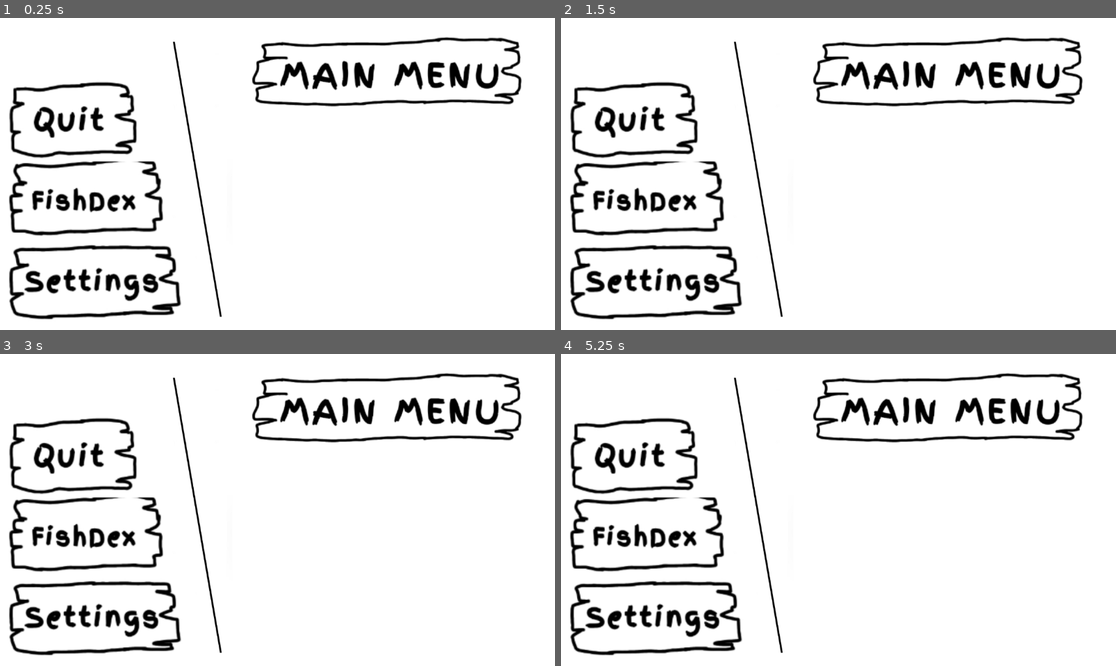
Above: before the commit, frames 1-4 (two rows, left to right).
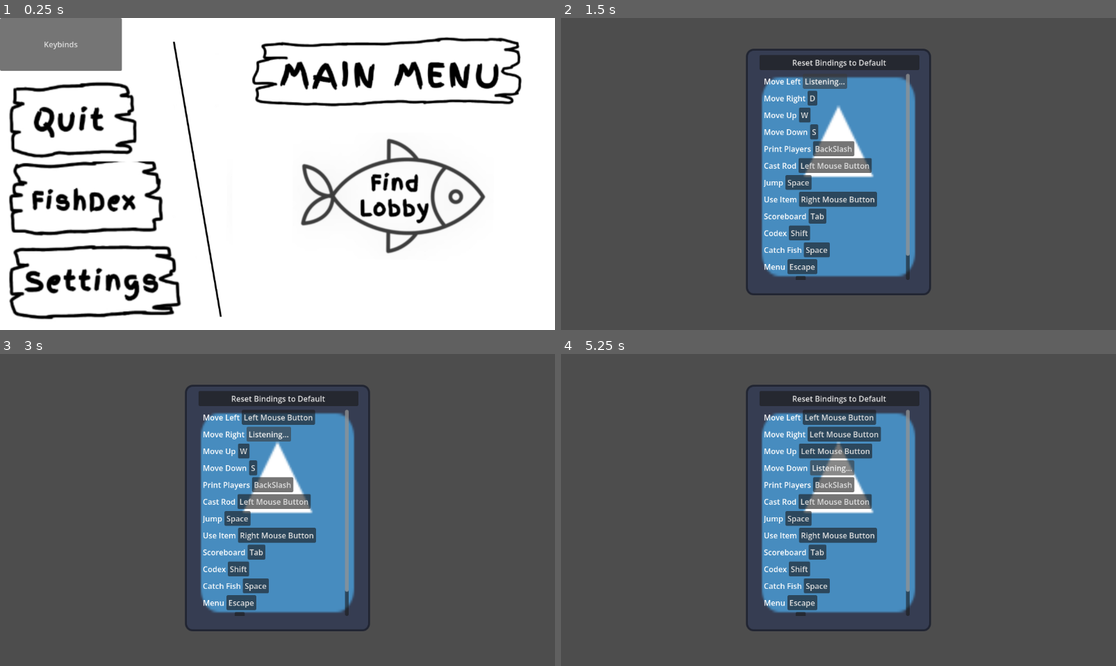
Above: after the commit, the same moments.

Repository: gmuGADIG/King-Fisher
Game: Godot game, scene res://ui/main_menu/main_menu.tscn
The game is run twice, just before and just after one commit, with the same random seed, the same clock (stepped at 60 frames per second) and the same inputs. The engine's default icon, where the game draws it, is replaced by a stand-in: a white triangle on a blue panel in a dark square.
Inputs (mouse positions are in pixels of both pictures, inside the frame that each line leads up to):
- Up to frame 1 (0.25 s): no input
- Up to frame 2 (1.5 s): click (622, 42) at 0.5 s, where only the run after the commit has a clickable "Keybinds"; click (805, 80) at 1.25 s, where only the run after the commit has a clickable "A"
- Up to frame 3 (3 s): click (266, 416) at 2 s, where only the run after the commit has a clickable "Listening..."; click (249, 435) at 2.75 s, where only the run after the commit has a clickable "D"
- Up to frame 4 (5.25 s): click (838, 416) at 3.5 s, where only the run after the commit has a clickable "Left Mouse Button"; click (805, 450) at 4.25 s, where only the run after the commit has a clickable "W"; click (816, 466) at 5 s, where only the run after the commit has a clickable "S"

The runs differ from the first frame. In frame 1, 6.5% of the frame differs, in the area x 0-88%, y 0-76%; in frame 2, 98%; in frame 3, 98%; in frame 4, 99%, in the area x 0-100%, y 0-100%.

Commit message:
Added temporary keybinds menu button (for build demo)

Diff:
--- a/ui/main_menu/main_menu.tscn
+++ b/ui/main_menu/main_menu.tscn
@@ -12,6 +12,15 @@
 [ext_resource type="Texture2D" uid="uid://dpm27hd64xm3y" path="res://temp/temp_art/main_menu_settings.png" id="9_s4pem"]
 
 [sub_resource type="CanvasTexture" id="CanvasTexture_6q35d"]
+
+[sub_resource type="GDScript" id="GDScript_4e78x"]
+script/source = "extends Button
+
+
+
+func _on_pressed() -> void:
+	get_tree().change_scene_to_file(\"res://ui/keybinds/keybind_menu.tscn\")
+"
 
 [node name="MainMenu" type="Control" unique_id=470134769]
 layout_mode = 3
@@ -107,13 +116,19 @@
 expand_mode = 5
 
 [node name="FindLobbyBtn" type="TextureButton" parent="MainMenuContainer/RightSide" unique_id=1689423804]
-visible = false
 custom_minimum_size = Vector2(500, 300)
 layout_mode = 2
 size_flags_horizontal = 4
 size_flags_vertical = 6
 texture_normal = ExtResource("2_ctg6d")
 stretch_mode = 5
+
+[node name="Button2" type="Button" parent="." unique_id=297064891]
+layout_mode = 0
+offset_right = 253.0
+offset_bottom = 110.0
+text = "Keybinds"
+script = SubResource("GDScript_4e78x")
 
 [connection signal="closed" from="OptionsMenu" to="." method="_on_options_closed"]
 [connection signal="closed" from="LobbyBrowser" to="." method="_on_lobby_browser_closed"]
@@ -122,3 +137,4 @@
 [connection signal="pressed" from="MainMenuContainer/LeftSide/FishDexBtn" to="." method="fishdex_pressed"]
 [connection signal="pressed" from="MainMenuContainer/LeftSide/SettingsBtn" to="." method="settings_pressed"]
 [connection signal="pressed" from="MainMenuContainer/RightSide/FindLobbyBtn" to="." method="find_lobby_pressed"]
+[connection signal="pressed" from="Button2" to="Button2" method="_on_pressed"]
